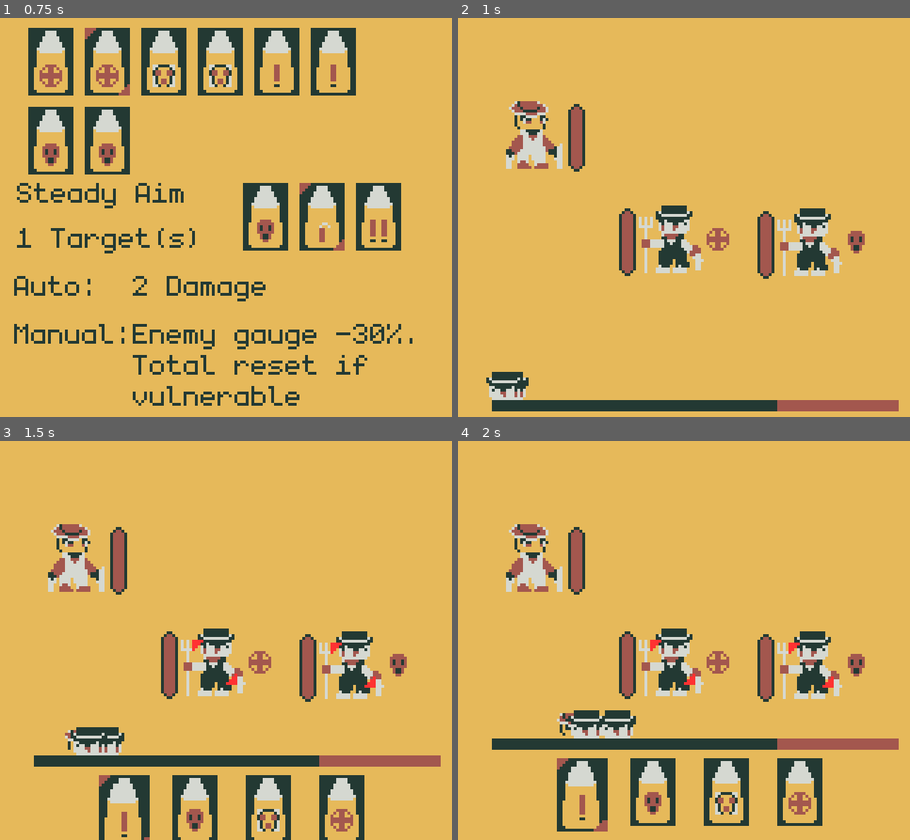
Above: before the commit, frames 1-4 (two rows, left to right).
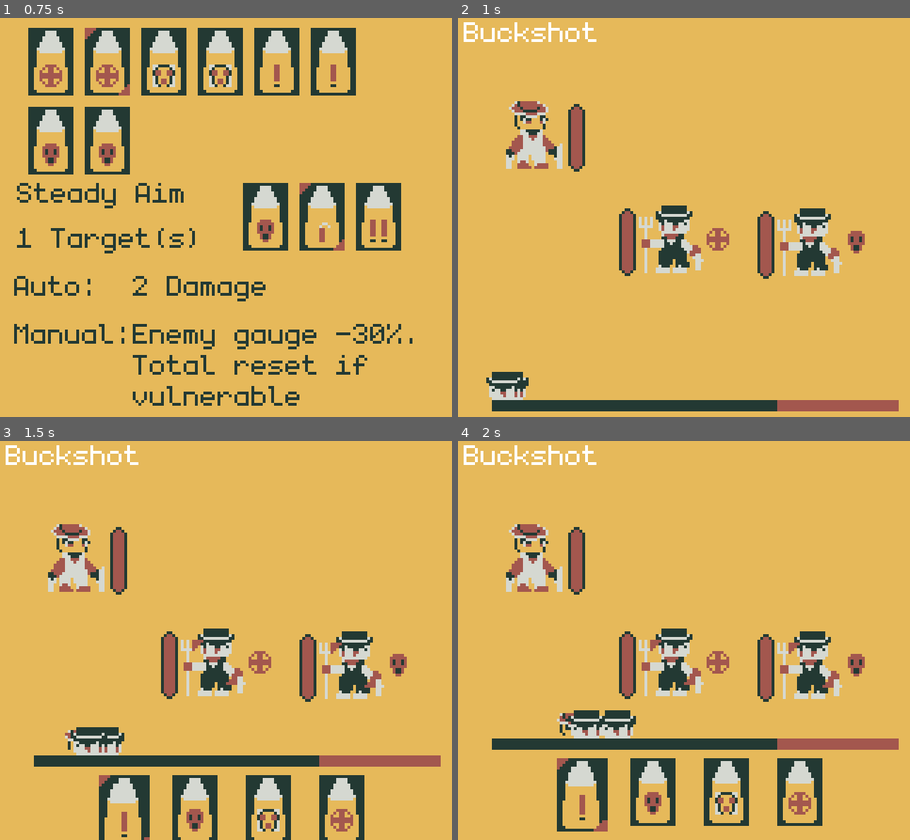
Above: after the commit, the same moments.

Repository: JohnathanRH/GBJAM
Game: Godot game, scene res://screens/main_menu/main_menu.tscn
The game is run twice, just before and just after one commit, with the same random seed, the same clock (stepped at 60 frames per second) and the same inputs.
Inputs:
- Up to frame 1 (0.75 s): tap Enter (A) at 0.5 s; hold D (pad_right) from 0.53 s (still down); hold ' (B) from 0.53 s (still down)
- Up to frame 2 (1 s): keep holding D (pad_right); keep holding ' (B); tap \ (start) at 0.8 s
- Up to frame 3 (1.5 s): release D (pad_right) at 1.28 s; release ' (B) at 1.28 s; hold S (pad_down) from 1.28 s (still down); tap \ (start) at 1.35 s
- Up to frame 4 (2 s): keep holding S (pad_down); tap ' (B) at 1.55 s

Frame 1 is identical in both runs. In frame 2, 0.5% of the frame differs, in the area x 1-31%, y 1-7%; in frame 3, 0.6%, in the area x 1-84%, y 1-62%; in frame 4, 0.6%.

Commit message:
Bullet name

Diff:
--- a/wild-west/entities/player/player.gd
+++ b/wild-west/entities/player/player.gd
@@ -10,7 +10,6 @@
 
 signal bullet_selected
 signal auto_fired
-#signal target_selected
 
 func fire_bullet() -> void:
 	for bullet_btn: BulletButton in bullet_container.get_children():
--- a/wild-west/screens/main_game/main_game.gd
+++ b/wild-west/screens/main_game/main_game.gd
@@ -60,3 +60,6 @@
 			)
 		tween.tween_property(%Camera, "offset", offset, shake_duration / 5.0)
 	tween.tween_property(%Camera, "offset", original_offset, shake_duration / 5.0)
+
+func _on_player_bullet_selected() -> void:
+	$BulletName.text = $Player.selected_bullet.bullet_name
--- a/wild-west/screens/main_game/main_game.tscn
+++ b/wild-west/screens/main_game/main_game.tscn
@@ -69,4 +69,11 @@
 unique_name_in_owner = true
 offset = Vector2(80, 72)
 
+[node name="BulletName" type="Label" parent="." unique_id=757481290]
+offset_left = 2.0
+offset_right = 68.0
+offset_bottom = 13.0
+text = "Bullet Name"
+
+[connection signal="bullet_selected" from="Player" to="." method="_on_player_bullet_selected"]
 [connection signal="timeout" from="VictoryDelay" to="." method="_on_victory_delay_timeout"]
Binary file changed: wild-west/entities/enemy/targeted.png
